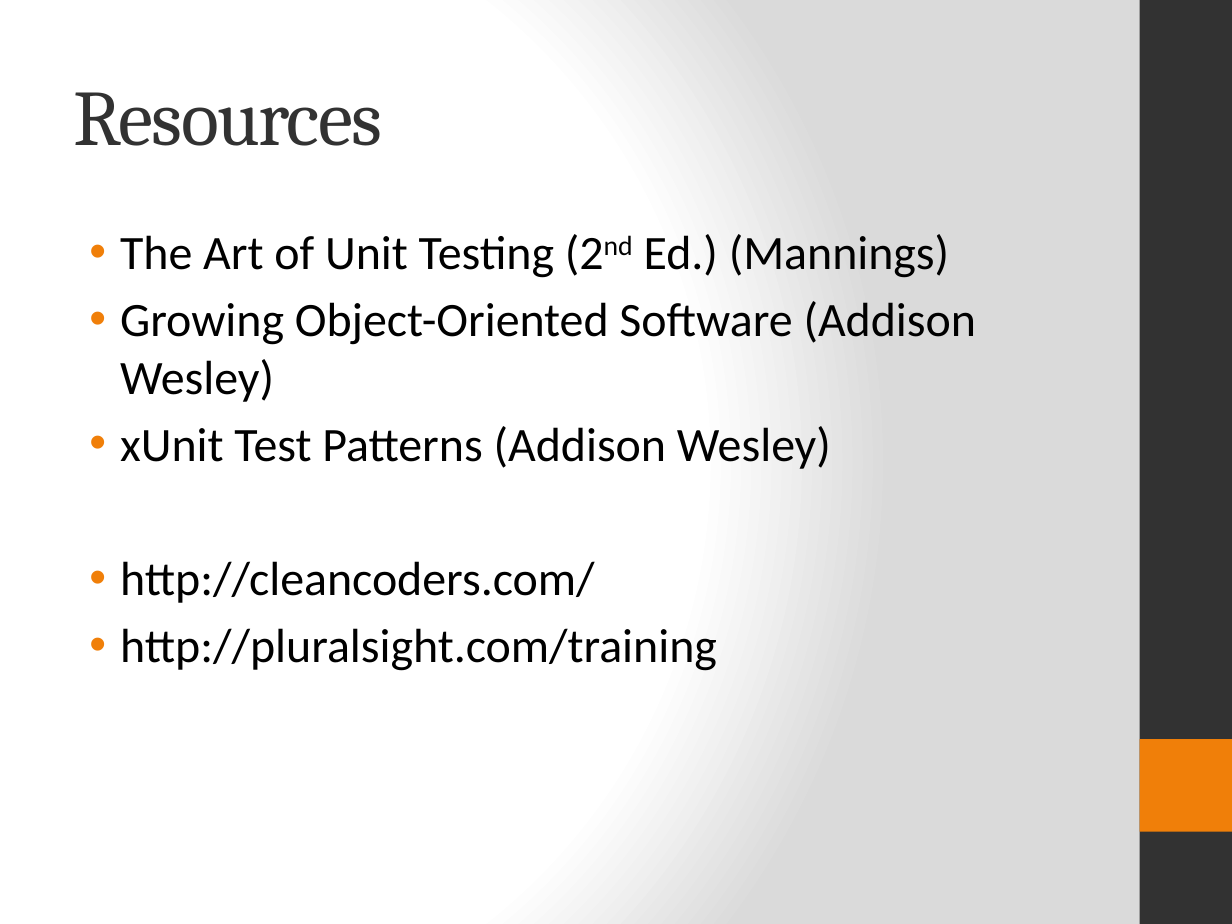
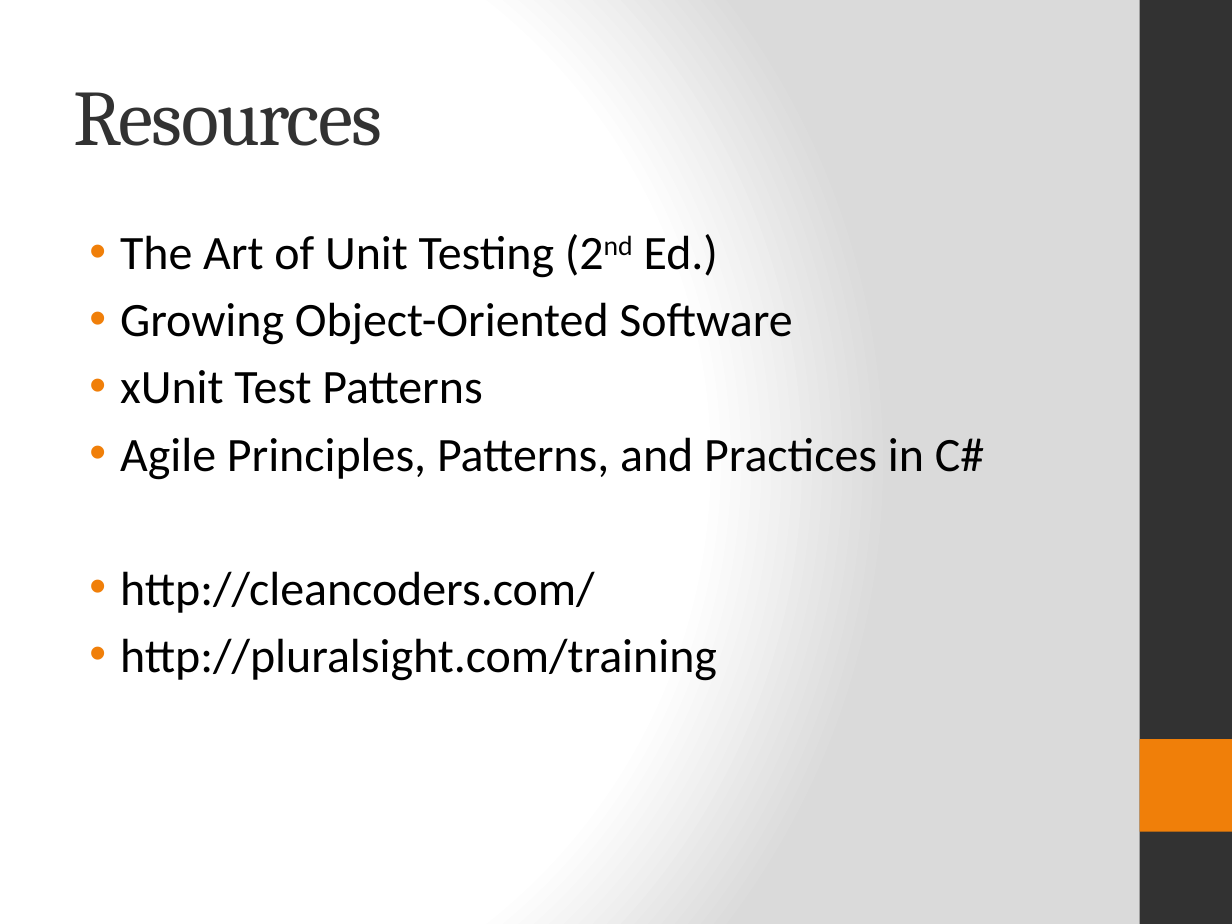
Before and after one commit to ijrussell/CraftyCodersMocking, a slide deck: slide 16 of good_bad_ugly_mocking.pptx. Drawn at 1232x924 pixels with LibreOffice and Linux fonts; fonts in the diff are those of the drawing. Boxes give left, top, right and bottom in pixels: in the first picture for what was removed or moved away, otherwise in the second. Text is boxed around its words. In the diff, an @@ line names an element or a change of style, - is before the commit and + after.

Commit message:
Updated slides

```diff
--- a/good_bad_ugly_mocking.pptx
+++ b/good_bad_ugly_mocking.pptx
@@ text at [120, 234, 984, 480]: text changed @@
-• The Art of Unit Testing (2nd Ed.) (Mannings)
-• Growing Object-Oriented Software (Addison Wesley)
-• xUnit Test Patterns (Addison Wesley)
+• The Art of Unit Testing (2nd Ed.)
+• Growing Object-Oriented Software
+• xUnit Test Patterns
+• Agile Principles, Patterns, and Practices in C#
```
